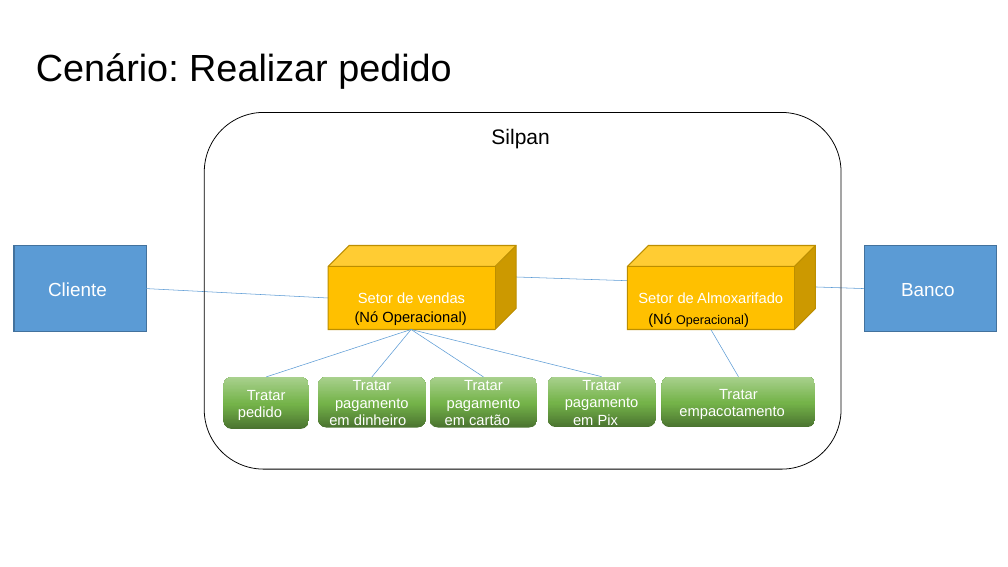
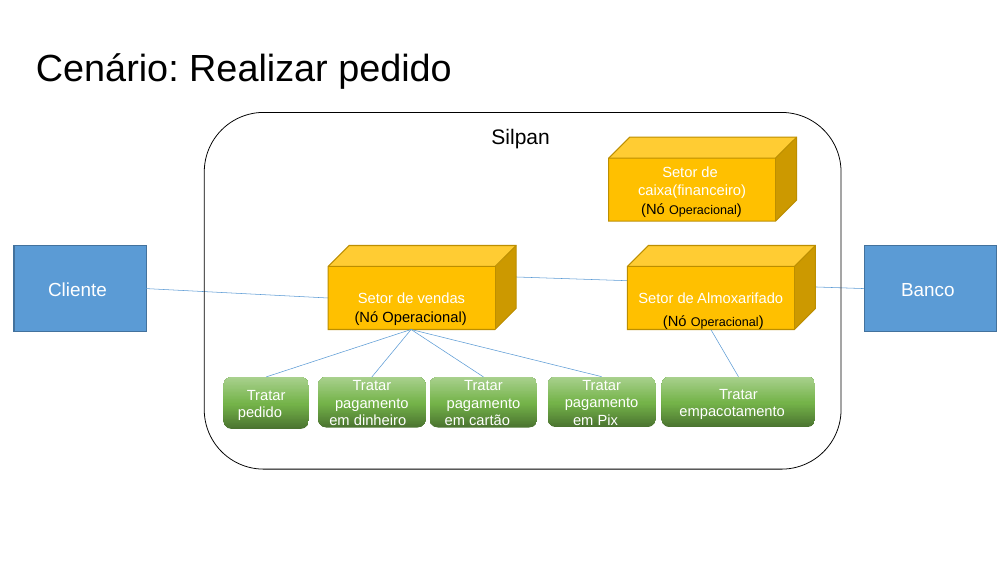
Before and after one commit to Systematicos/FindingApp, a slide deck: slide 4 of Documentation/15._Arquitetura_de_Negócio_para_cada_Cenário.pptx. Drawn at 1008x567 pixels with LibreOffice and Linux fonts; fonts in the diff are those of the drawing. Boxes give left, top, right and bottom in pixels: in the first picture for what was removed or moved away, otherwise in the second. Text is boxed around its words. In the diff, an @@ line names an element or a change of style, - is before the commit and + after.

```diff
--- a/Documentation/15._Arquitetura_de_Negócio_para_cada_Cenário.pptx
+++ b/Documentation/15._Arquitetura_de_Negócio_para_cada_Cenário.pptx
@@ cube added at (609, 137, 797, 221), fill #FFC000, outline #BD8E00 1 pt, 14 pt, text #FFFFFF @@
+Setor de caixa(financeiro)
@@ text "(Nó Operacional)": place and size @@
-text "(Nó Operacional)" at (648, 313, 744, 327)
+text "(Nó Operacional)" at (641, 203, 737, 217)
@@ text added at (663, 315, 759, 330), 12 pt, text #000000 @@
+(Nó Operacional)
```
Also in this commit, not shown: 1 other slide changed, 1 other file.
